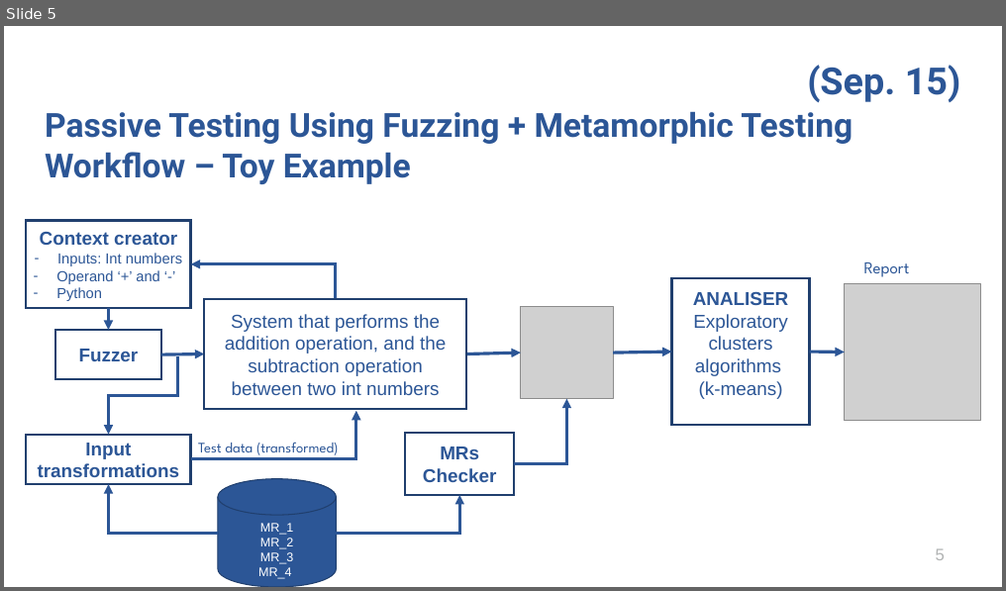
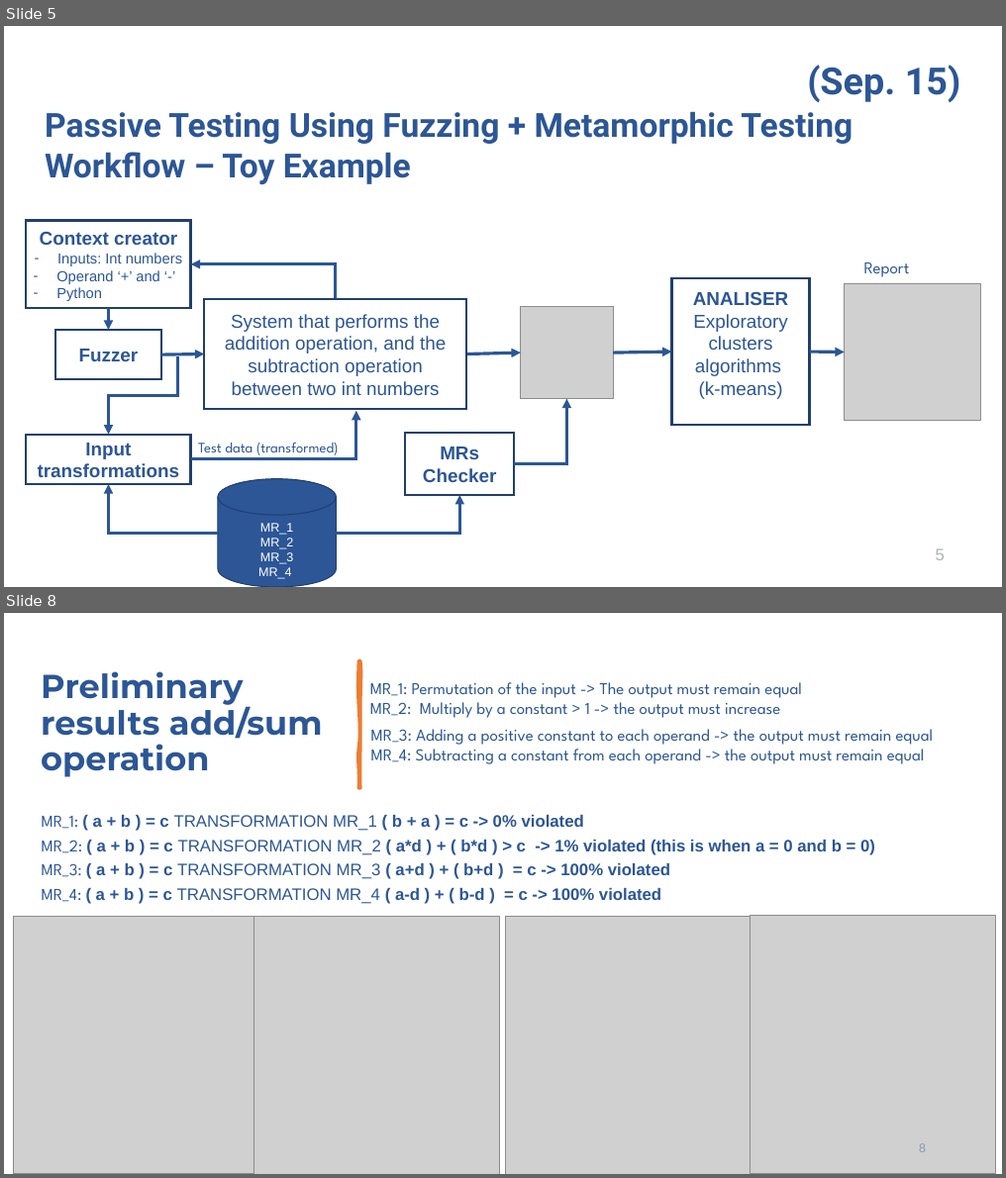
Before and after one commit to aduquet/PhDStuff_repo, a slide deck: ProgressMeetings/Oct_06_22.pptx. Shown one above the other, each under a label of ours: slide 5 before the commit, slides 5 and 8 after it; the slides between them are not shown. The pictures are 1006x591 and 1006x1178 pixels, drawn with LibreOffice and Linux fonts; fonts in the diff are those of the drawing; grey boxes stand for pictures; background and template pictures are left out. Boxes give left, top, right and bottom in pixels: in the first picture for what was removed or moved away, otherwise in the second. Text is boxed around its words. In the diff, an @@ line names an element or a change of style, - is before the commit and + after.

```diff
--- a/ProgressMeetings/Oct_06_22.pptx
+++ b/ProgressMeetings/Oct_06_22.pptx
@@ slide 8 added at box(4, 613, 1002, 1174), background #FFFFFF @@
@@ text added at box(41, 671, 323, 777), 32 pt, text #2C5696, bold @@
+Preliminary results add/sum operation
@@ freeform shape added at box(358, 661, 360, 788), fill #ED7D31, outline #ED7D31 3.25 pt @@
@@ text added at box(370, 682, 802, 718), 16 pt, text #2C5696 @@
+MR_1: Permutation of the input -> The output must remain equal
+MR_2: Multiply by a constant > 1 -> the output must increase
@@ text added at box(371, 729, 934, 764), 16 pt, text #2C5696 @@
+MR_3: Adding a positive constant to each operand -> the output must remain equal
+MR_4: Subtracting a constant from each operand -> the output must remain equal
@@ text added at box(42, 815, 875, 904), 16 pt, text #2C5696, bold @@
+MR_1: ( a + b ) = c TRANSFORMATION MR_1 ( b + a ) = c -> 0% violated
+MR_2: ( a + b ) = c TRANSFORMATION MR_2 ( a*d ) + ( b*d ) > c -> 1% violated (this is when a = 0 and b = 0)
+MR_3: ( a + b ) = c TRANSFORMATION MR_3 ( a+d ) + ( b+d ) = c -> 100% violated
+MR_4: ( a + b ) = c TRANSFORMATION MR_4 ( a-d ) + ( b-d ) = c -> 100% violated
@@ picture added at box(13, 916, 258, 1174) @@
@@ picture added at box(254, 916, 500, 1174) @@
@@ picture added at box(506, 916, 751, 1174) @@
@@ picture added at box(750, 916, 996, 1173) @@
@@ page number added at box(919, 1144, 926, 1153), 12 pt, text #8F9AB8 @@
+8
```
Also in this commit, not shown: 6 slides changed, 6 other slides added, 2 slides removed.
